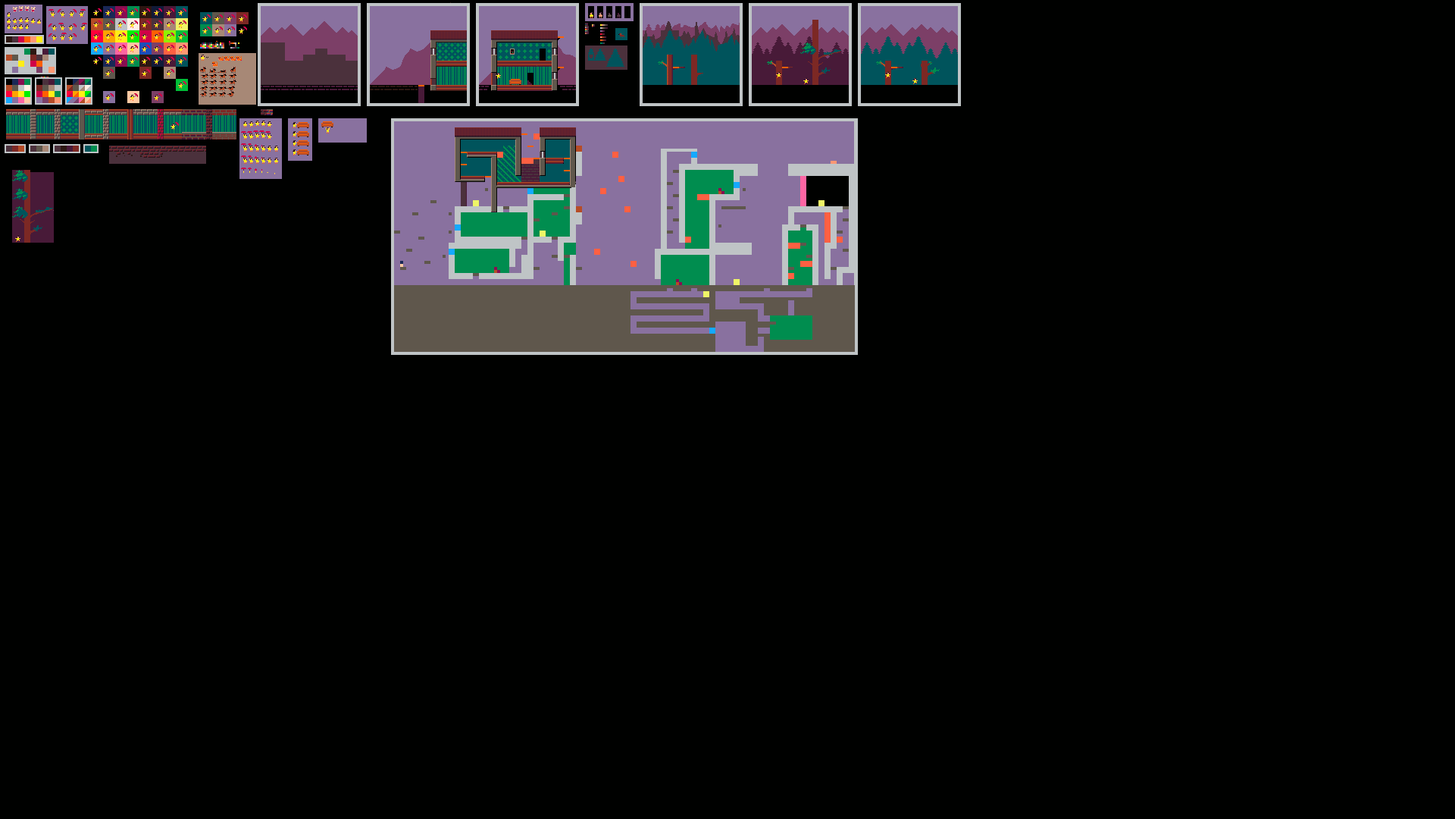
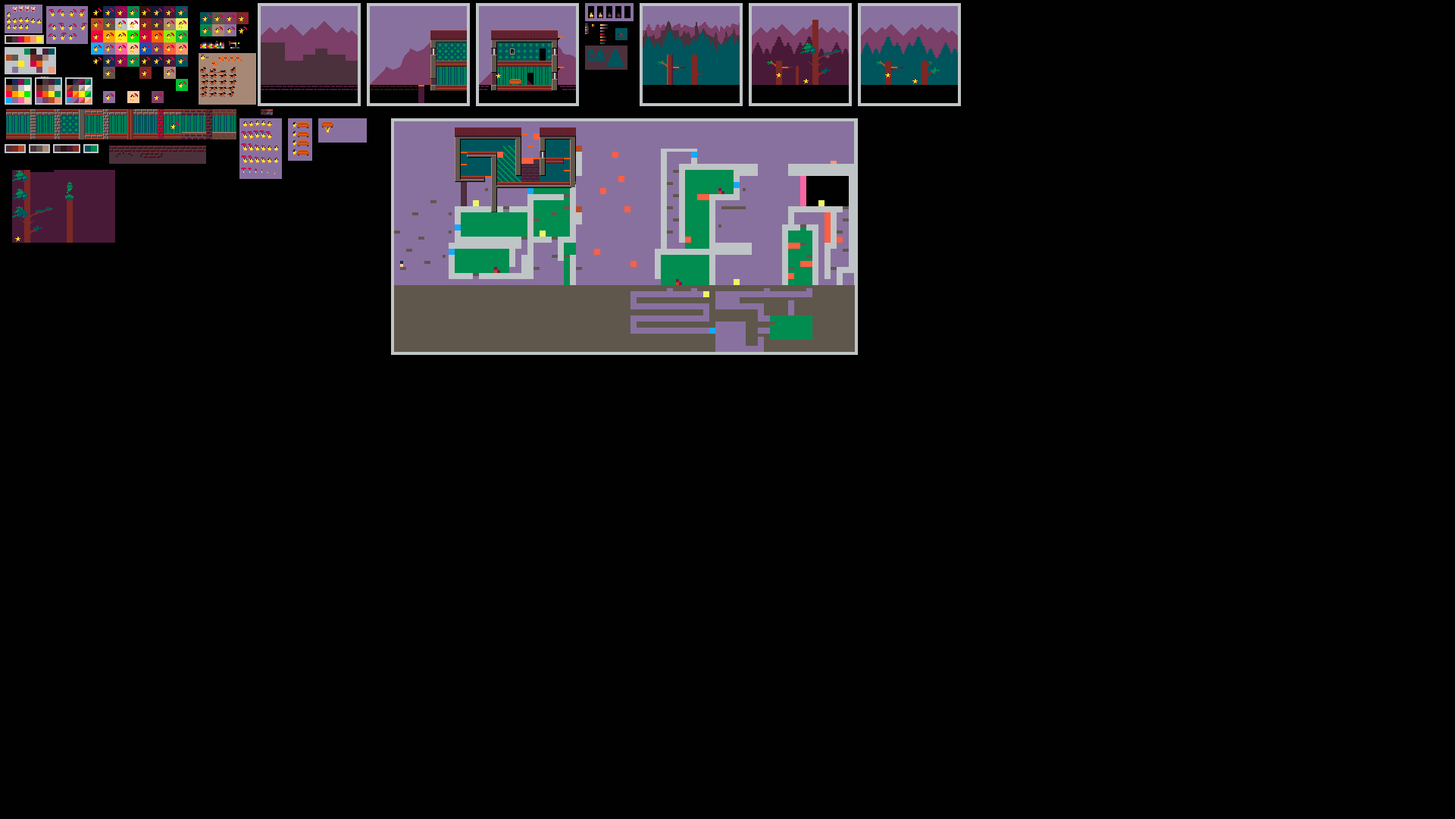
Layer changes from the first w=1455, h=819 image to the second:
painted on "Background" over [53, 65, 799, 243]
